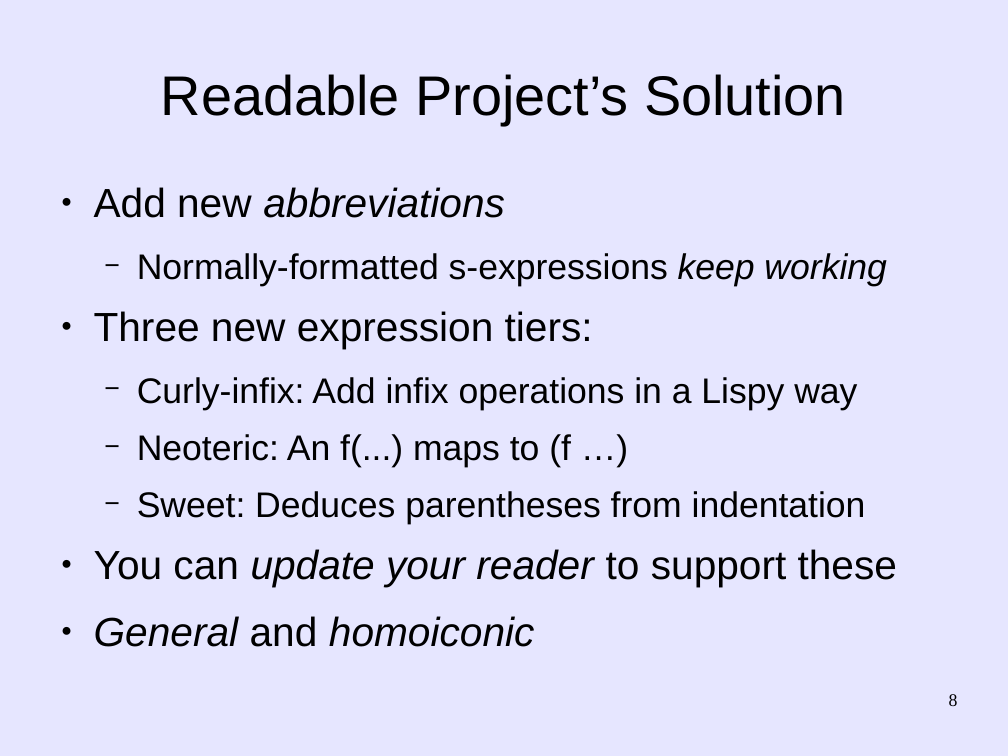
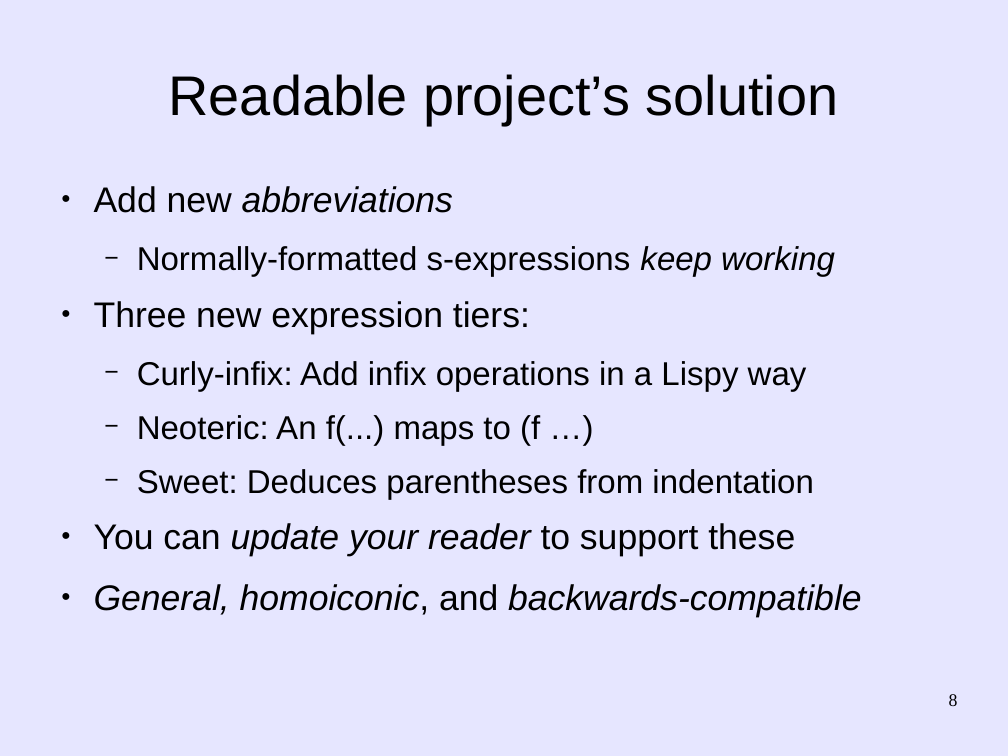
Before and after one commit to martin12333/Readable-Lisp-S-expressions, a slide deck: slide 8 of readable-s-expressions.odp. Drawn at 1008x756 pixels with LibreOffice and Linux fonts; fonts in the diff are those of the drawing. Boxes give left, top, right and bottom in pixels: in the first picture for what was removed or moved away, otherwise in the second. Text is boxed around its words. In the diff, an @@ line names an element or a change of style, - is before the commit and + after.

Commit message:
readable-s-expressions.odp: Improve presentation
  - Make it more consistent with SRFI-105 and SRFI-110, e.g.,
    empty lines are only spaces and tabs (not "!").
  - Make sweet-expressions and s-expressions side-by-side so that
    it's easier to visually compare them.

```diff
--- a/readable-s-expressions.odp
+++ b/readable-s-expressions.odp
@@ title at [169,74,839,125]: text changed @@
-Readable Project’s Solution
+Readable project’s solution
@@ text at [94,186,835,557]: size 32 to 28 pt in "Add new abbreviations", "Three new expression tiers:", "You can update your reader to support ..."; size 28 to 26 pt in "Normally-formatted s-expressions keep working", "Curly-infix: Add infix operations in a Lispy ...", "Neoteric: An f(...) maps to (f …)", "Sweet: Deduces parentheses from indentation" @@
@@ text at [94,584,861,617]: text changed; size 32 to 28 pt @@
-● General and homoiconic
+● General, homoiconic, and backwards-compatible
```
Also in this commit, not shown: 22 other slides changed, 3 slides added, 2 slides removed.
